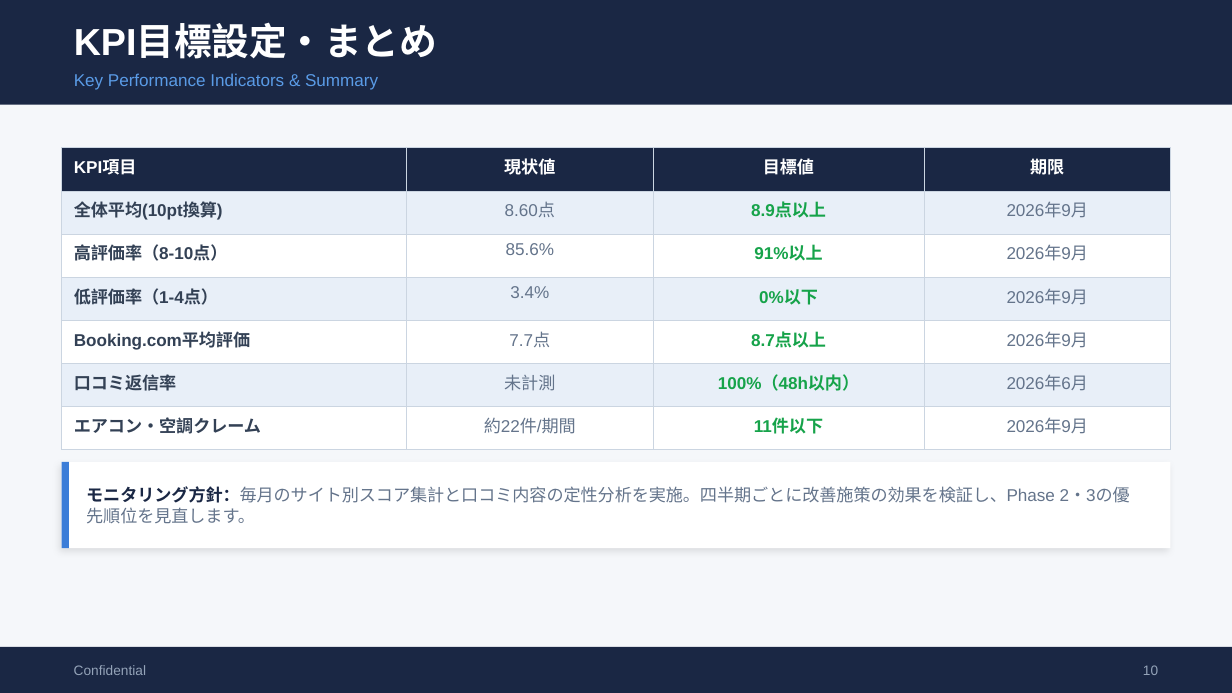
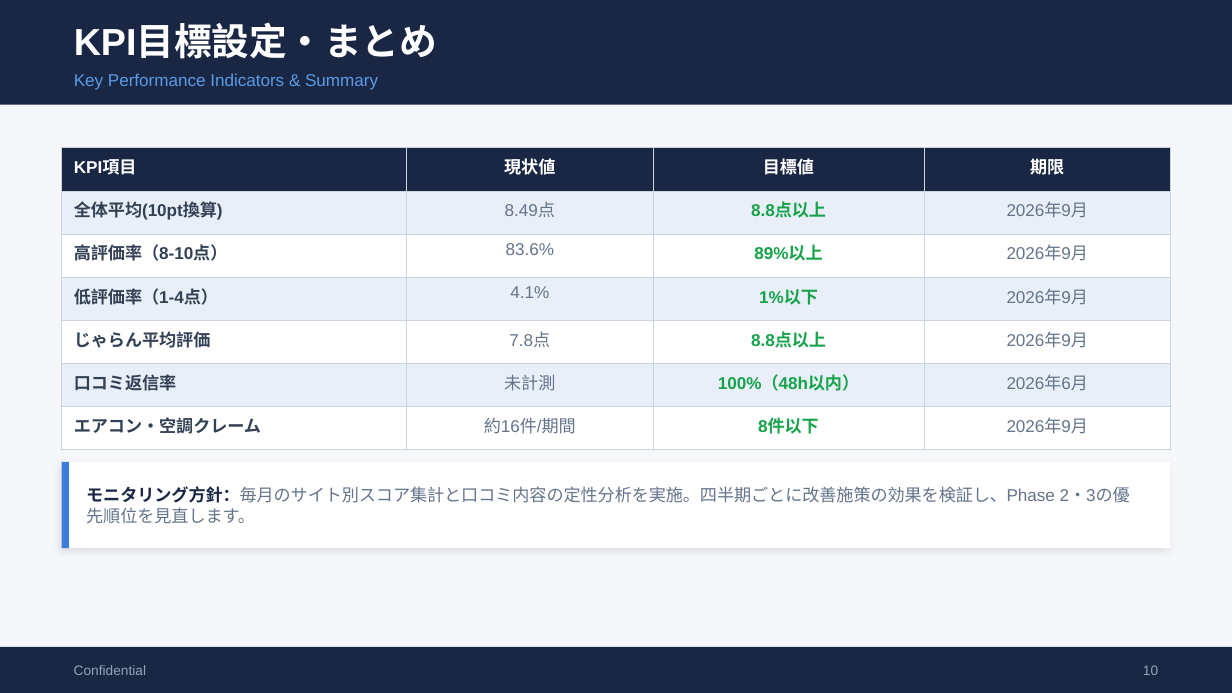
Before and after one commit to TAKAHASHIMITSUGU329/primechange-portal, a slide deck: slide 10 of 納品レポート/ホテル別レポート/richmond_mejiro_口コミ分析レポート.pptx. Drawn at 1232x693 pixels with LibreOffice and Linux fonts; fonts in the diff are those of the drawing. Boxes give left, top, right and bottom in pixels: in the first picture for what was removed or moved away, otherwise in the second. Text is boxed around its words. In the diff, an @@ line names an element or a change of style, - is before the commit and + after.

```diff
--- a/納品レポート/ホテル別レポート/richmond_mejiro_口コミ分析レポート.pptx
+++ b/納品レポート/ホテル別レポート/richmond_mejiro_口コミ分析レポート.pptx
@@ table at (x1=62, y1=148, x2=1170, y2=438) @@
-row 2, column 2: 8.60点
+row 2, column 2: 8.49点
-row 2, column 3: 8.9点以上
+row 2, column 3: 8.8点以上
-row 3, column 2: 85.6%
+row 3, column 2: 83.6%
-row 3, column 3: 91%以上
+row 3, column 3: 89%以上
-row 4, column 2: 3.4%
+row 4, column 2: 4.1%
-row 4, column 3: 0%以下
+row 4, column 3: 1%以下
-row 5: Booking.com平均評価 | 7.7点 | 8.7点以上 | 2026年9月
+row 5: じゃらん平均評価 | 7.8点 | 8.8点以上 | 2026年9月
-row 7, column 2: 約22件/期間
+row 7, column 2: 約16件/期間
-row 7, column 3: 11件以下
+row 7, column 3: 8件以下
```
Also in this commit, not shown: 7 other slides changed, 37 other files.
